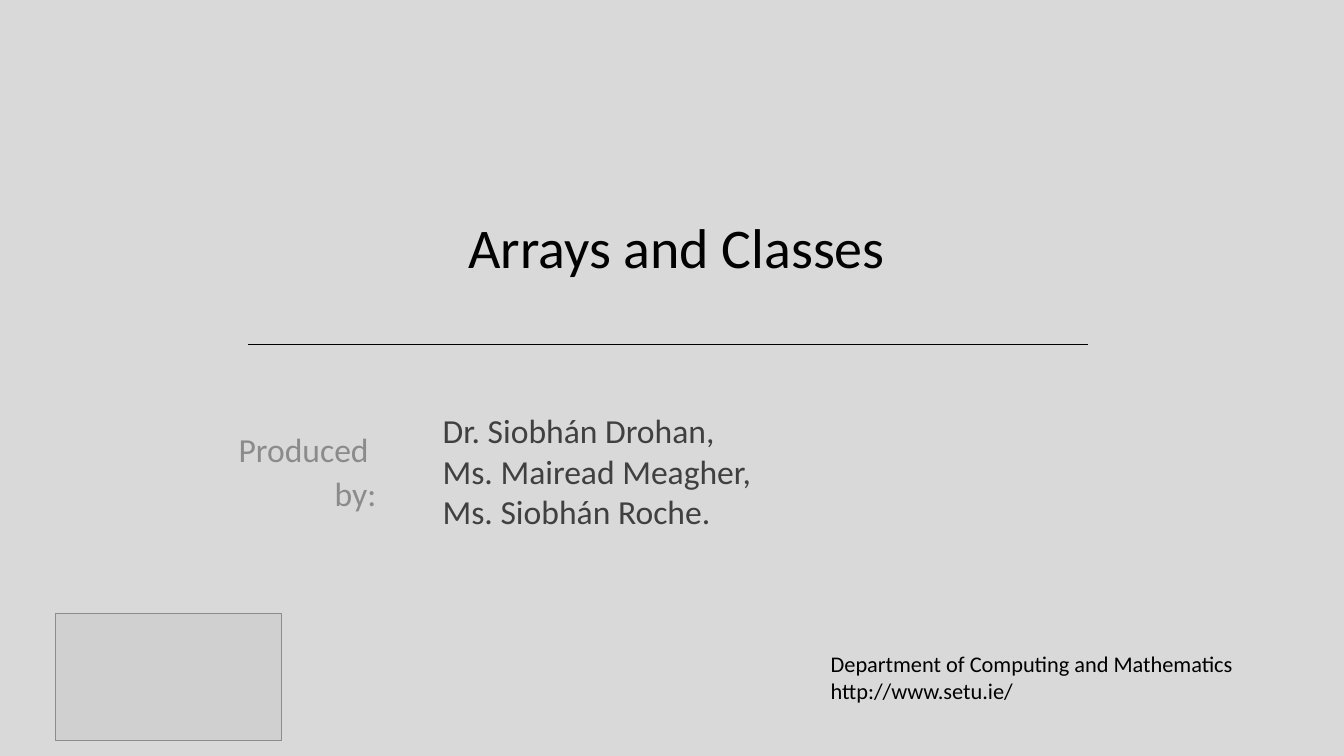
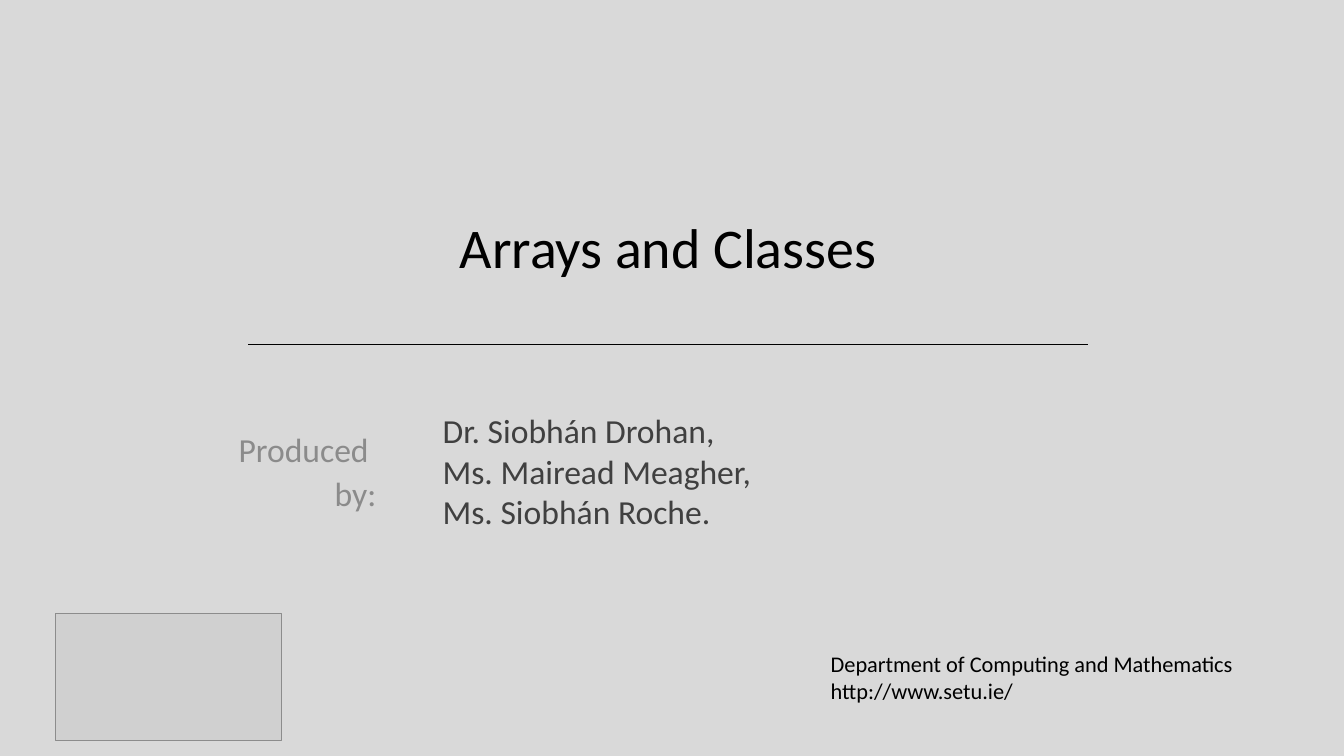
Before and after one commit to Programming-Fundamentals-SETU/prog-fund-1-sept-25, a slide deck: slide 1 of topic06-arrays/unit-1/talk-2-array-classes/b-array-classes.pptx. Drawn at 1344x756 pixels with LibreOffice and Linux fonts; fonts in the diff are those of the drawing; grey boxes stand for pictures. Boxes give left, top, right and bottom in pixels: in the first picture for what was removed or moved away, otherwise in the second. Text is boxed around its words. In the diff, an @@ line names an element or a change of style, - is before the commit and + after.

Commit message:
update arrays-classes to use Person instead of Product

```diff
--- a/topic06-arrays/unit-1/talk-2-array-classes/b-array-classes.pptx
+++ b/topic06-arrays/unit-1/talk-2-array-classes/b-array-classes.pptx
@@ title "Arrays and Classes" moved from (x1=468, y1=229, x2=885, y2=277) to (x1=460, y1=229, x2=876, y2=277) @@
```
Also in this commit, not shown: 9 other slides changed, 4 slides added, 3 slides removed, 37 other files.
